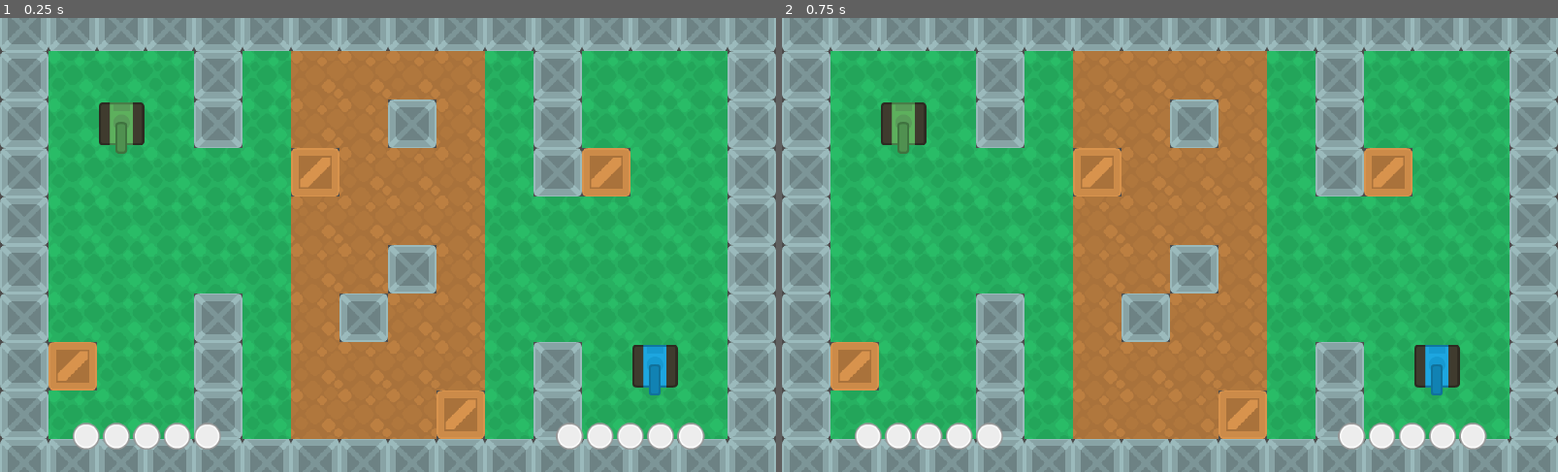
Above: before the commit, frames 1-2 (left to right).
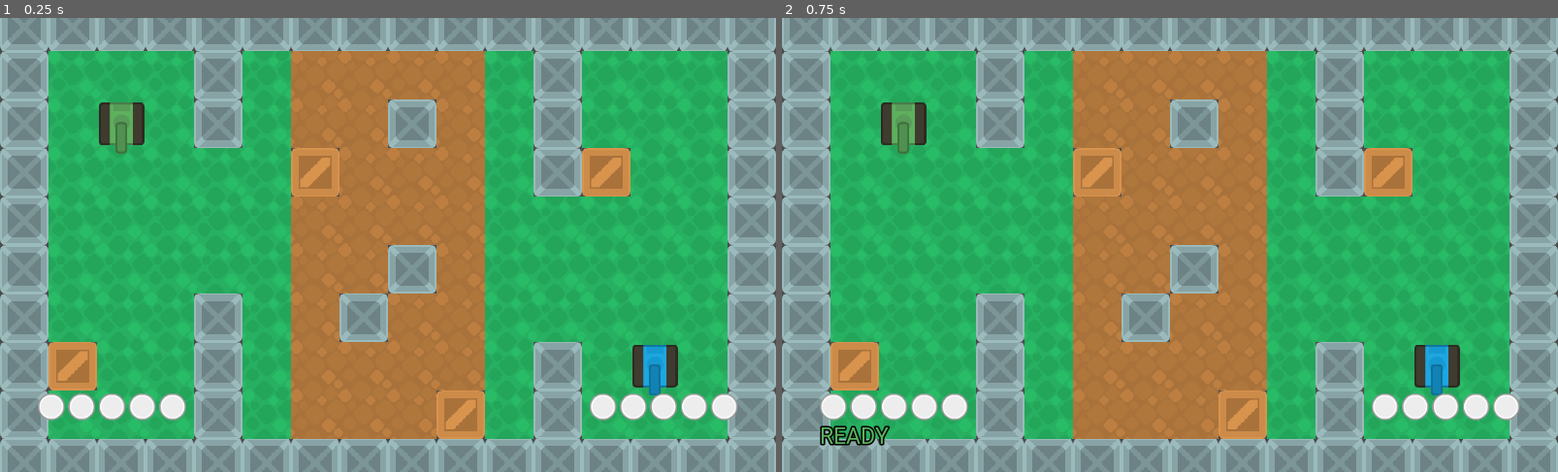
Above: after the commit, the same moments.

Repository: lendroit/tanktank
Game: Godot game, scene res://World.tscn
Same seed, same stepped clock (60 frames per second), same inputs: the game is played once before the commit and once after it.
Inputs:
- Up to frame 1 (0.25 s): no input
- Up to frame 2 (0.75 s): tap Enter at 0.5 s

The runs differ from the first frame. In frame 1, 3.3% of the frame differs, in the area x 4-95%, y 82-96%; in frame 2, 3.5%.

Commit message:
feature: add ready indicator

Diff:
--- a/UI/ActionIndicatorContainer.gd
+++ b/UI/ActionIndicatorContainer.gd
@@ -1,23 +1,37 @@
-extends HBoxContainer
+extends VBoxContainer
 
 export(int, 1, 2) var player_id = 1
+onready var action_indicator_container = $PlayerActionIndicator
+onready var ready_text = $Ready
+
+# TODO refactor these colors with win game
+const player_colors = {
+	1: Color(94 / 255.0, 177 / 255.0, 94 / 255.0),
+	2: Color(30 / 255.0, 167 / 255.0, 255 / 255.0)
+}
+
+var player_color = player_colors[player_id]
 
 func _ready():
-	for action_indicator in get_children():
+	ready_text.set("custom_colors/font_color", player_colors[player_id])
+	for action_indicator in action_indicator_container.get_children():
 		action_indicator.player_id = player_id
 
 func add_action():
-	for action_indicator in get_children():
+	for action_indicator in action_indicator_container.get_children():
 		if !action_indicator.is_active:
 			action_indicator.enable()
 			return
 
 func remove_action():
-	for action_indicator in get_children():
+	for action_indicator in action_indicator_container.get_children():
 		if action_indicator.is_active:
 			action_indicator.disable()
 			return
 
 func clear_actions():
-	for action_indicator in get_children():
+	for action_indicator in action_indicator_container.get_children():
 		action_indicator.disable()
+
+func set_ready(state: bool):
+	ready_text.visible = state
--- a/UI/ActionIndicatorContainer.tscn
+++ b/UI/ActionIndicatorContainer.tscn
@@ -1,31 +1,54 @@
-[gd_scene load_steps=3 format=2]
+[gd_scene load_steps=5 format=2]
 
 [ext_resource path="res://UI/ActionIndicatorContainer.gd" type="Script" id=1]
+[ext_resource path="res://Roboto-Regular.ttf" type="DynamicFontData" id=2]
 [ext_resource path="res://UI/ActionIndicator.tscn" type="PackedScene" id=3]
 
-[node name="PlayerActionIndicator" type="HBoxContainer"]
-margin_left = 638.0
-margin_right = 834.0
+[sub_resource type="DynamicFont" id=1]
+size = 30
+outline_size = 2
+outline_color = Color( 0, 0, 0, 1 )
+font_data = ExtResource( 2 )
+
+[node name="VBoxContainer" type="VBoxContainer"]
+margin_left = 200.0
+margin_right = 200.0
 margin_bottom = 36.0
 script = ExtResource( 1 )
 __meta__ = {
 "_edit_use_anchors_": false
 }
 
-[node name="1" parent="." instance=ExtResource( 3 )]
+[node name="PlayerActionIndicator" type="HBoxContainer" parent="."]
+margin_right = 196.0
+margin_bottom = 36.0
+__meta__ = {
+"_edit_use_anchors_": false
+}
 
-[node name="2" parent="." instance=ExtResource( 3 )]
+[node name="1" parent="PlayerActionIndicator" instance=ExtResource( 3 )]
+
+[node name="2" parent="PlayerActionIndicator" instance=ExtResource( 3 )]
 margin_left = 40.0
 margin_right = 76.0
 
-[node name="3" parent="." instance=ExtResource( 3 )]
+[node name="3" parent="PlayerActionIndicator" instance=ExtResource( 3 )]
 margin_left = 80.0
 margin_right = 116.0
 
-[node name="4" parent="." instance=ExtResource( 3 )]
+[node name="4" parent="PlayerActionIndicator" instance=ExtResource( 3 )]
 margin_left = 120.0
 margin_right = 156.0
 
-[node name="5" parent="." instance=ExtResource( 3 )]
+[node name="5" parent="PlayerActionIndicator" instance=ExtResource( 3 )]
 margin_left = 160.0
 margin_right = 196.0
+
+[node name="Ready" type="Label" parent="."]
+visible = false
+margin_top = 40.0
+margin_right = 196.0
+margin_bottom = 76.0
+custom_fonts/font = SubResource( 1 )
+text = "ready"
+uppercase = true
--- a/UI/GUI.gd
+++ b/UI/GUI.gd
@@ -15,3 +15,6 @@
 
 func remove_action(player_id: int):
 	player_action_indicator_container[player_id].remove_action()
+
+func set_ready(player_id: int, state: bool):
+	player_action_indicator_container[player_id].set_ready(state)
--- a/UI/GUI.tscn
+++ b/UI/GUI.tscn
@@ -4,20 +4,21 @@
 [ext_resource path="res://UI/GUI.gd" type="Script" id=2]
 
 [node name="GUI" type="MarginContainer"]
+anchor_left = 0.5
 anchor_top = 1.0
-anchor_right = 1.0
+anchor_right = 0.5
 anchor_bottom = 1.0
-margin_left = 96.0
-margin_top = -65.0
-margin_right = -94.0
+margin_left = -462.0
+margin_top = -104.0
+margin_right = 462.0
 script = ExtResource( 2 )
 __meta__ = {
 "_edit_use_anchors_": false
 }
 
 [node name="Container" type="HBoxContainer" parent="."]
-margin_right = 834.0
-margin_bottom = 36.0
+margin_right = 924.0
+margin_bottom = 76.0
 size_flags_horizontal = 3
 size_flags_vertical = 0
 __meta__ = {
@@ -26,8 +27,12 @@
 
 [node name="P1ActionIndicator" parent="Container" instance=ExtResource( 1 )]
 margin_left = 0.0
-margin_right = 634.0
+margin_right = 724.0
+margin_bottom = 76.0
 size_flags_horizontal = 3
 
 [node name="P2ActionIndicator" parent="Container" instance=ExtResource( 1 )]
+margin_left = 728.0
+margin_right = 924.0
+margin_bottom = 76.0
 player_id = 2
--- a/World.gd
+++ b/World.gd
@@ -90,6 +90,7 @@
 
 		if event.is_action_pressed("end_turn_p%s" % id):
 			players_ready[id] = true
+			gui.set_ready(id, true)
 			if are_players_ready():
 				start_turn()
 
@@ -98,6 +99,7 @@
 func start_turn():
 	for id in PLAYER_IDS:
 		players_ready[id] = false
+		gui.set_ready(id, false)
 		if players[id]:
 			players_turn_ongoing[id] = true
 			players[id].start_turn(players_actions[id])
